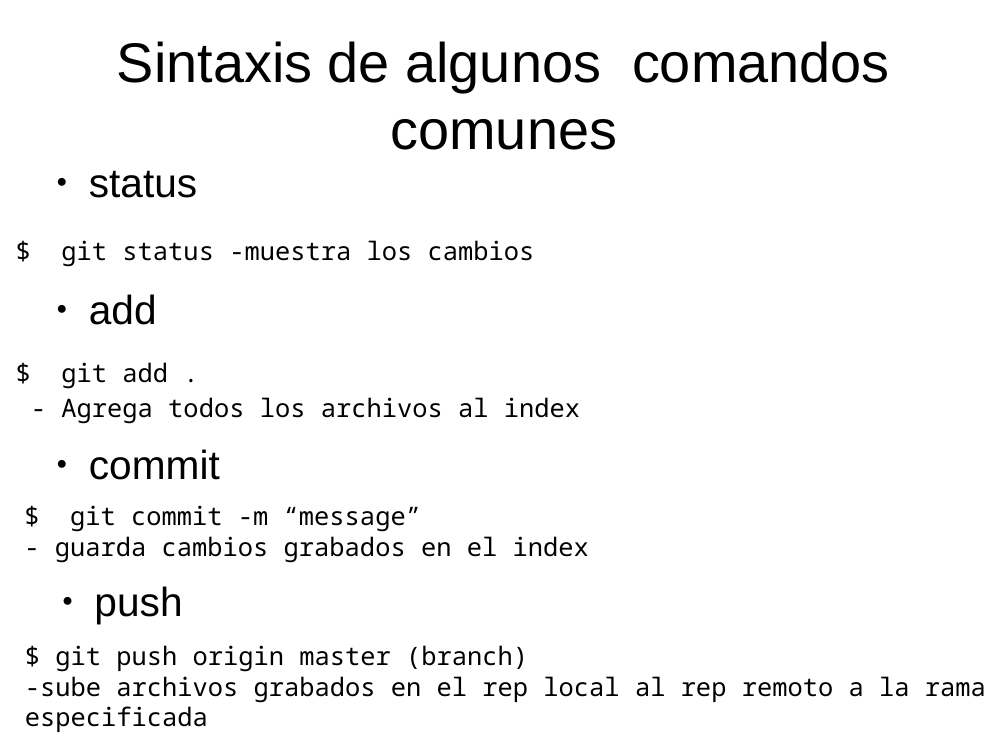
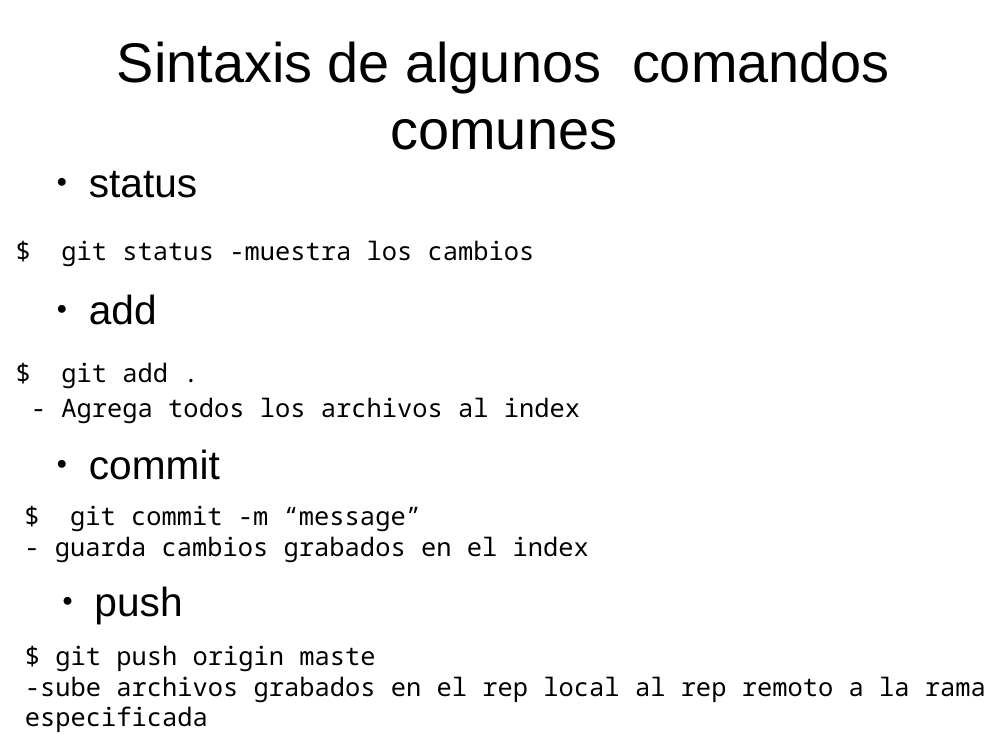
Before and after one commit to jomare1188/clase_git, a slide deck: slide 8 of presentaciongit.odp. Drawn at 1008x756 pixels with LibreOffice and Linux fonts; fonts in the diff are those of the drawing. Boxes give left, top, right and bottom in pixels: in the first picture for what was removed or moved away, otherwise in the second. Text is boxed around its words. In the diff, an @@ line names an element or a change of style, - is before the commit and + after.

```diff
--- a/presentaciongit.odp
+++ b/presentaciongit.odp
@@ text at bbox=[25, 645, 986, 732]: text changed @@
-● $ git push origin master (branch)
-  -sube archivos grabados en el rep local al rep remoto a la rama especificada
+● $ git push origin maste
+  -sube archivos grabados en el rep local al rep remoto a la rama especificada
```
Also in this commit, not shown: 1 other slide changed, 1 other file.
